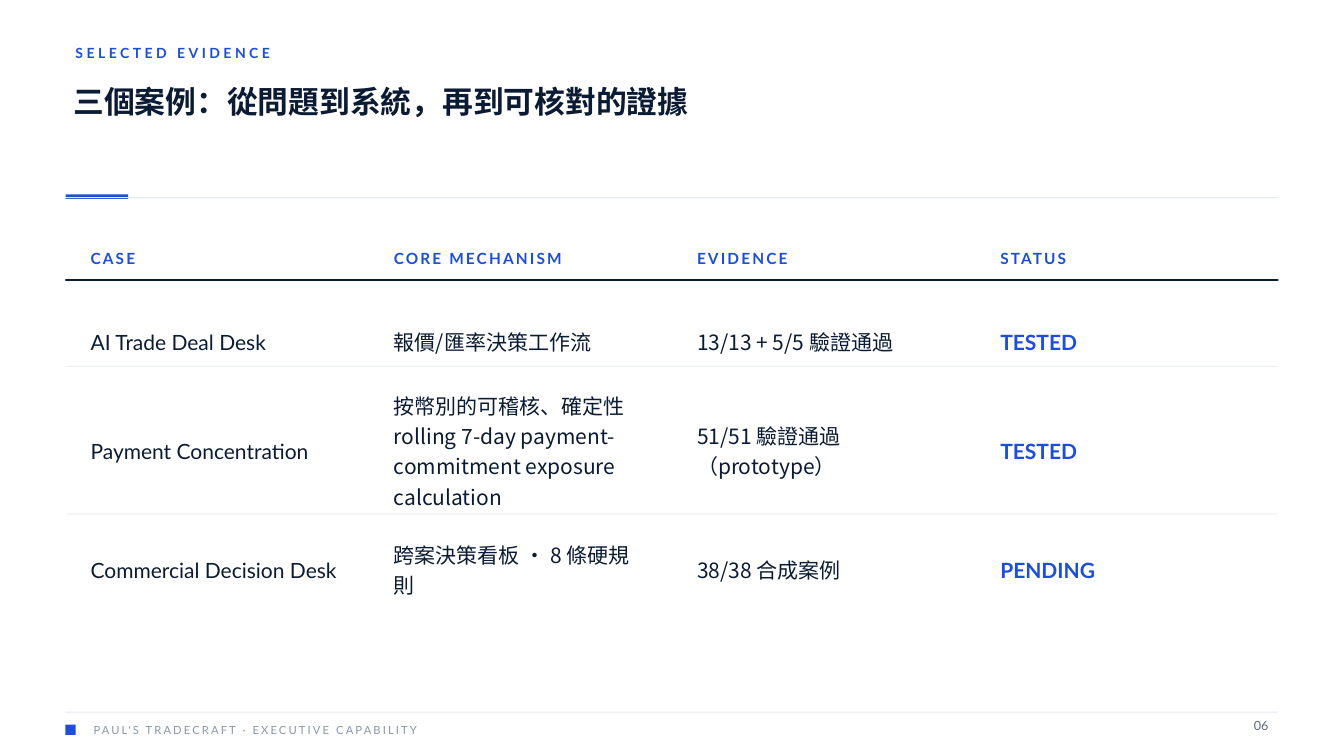
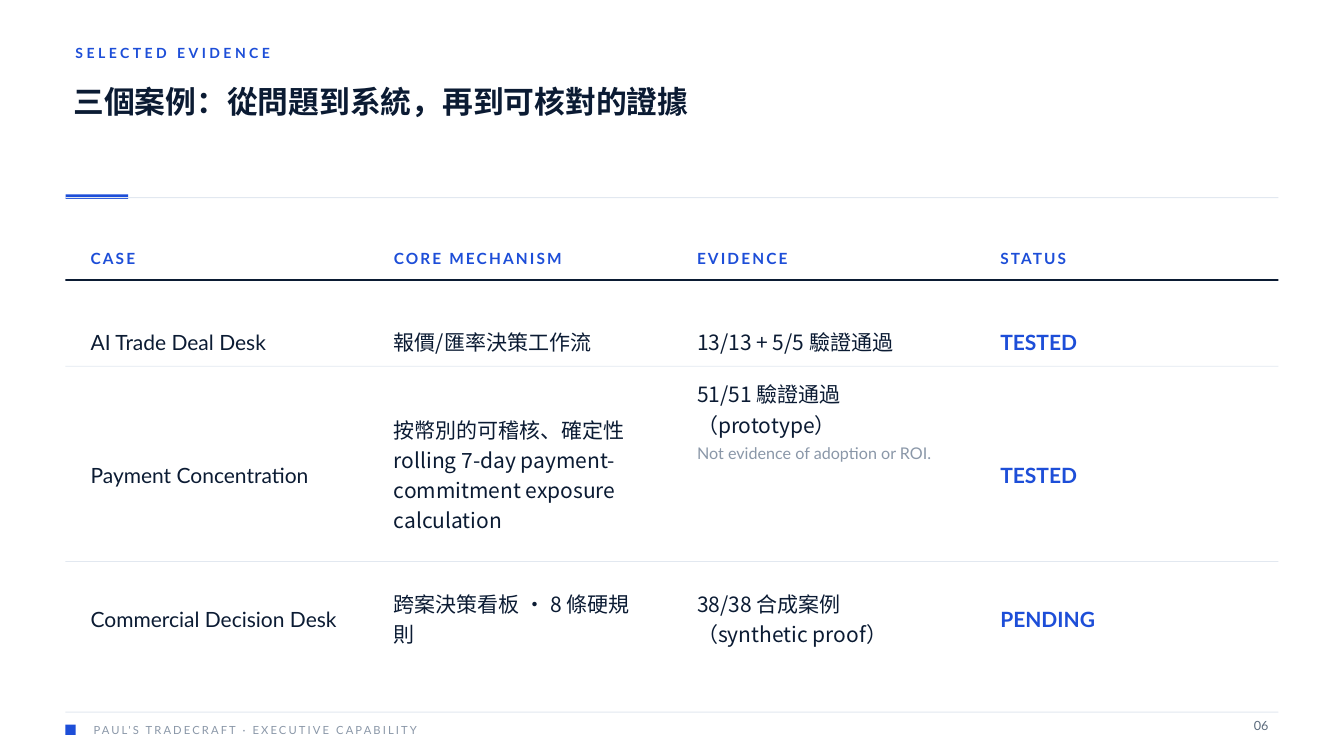
Before and after one commit to apchen1978/spec-to-deck-pipeline, a slide deck: slide 6 of Paul-Tradecraft-Executive-Capability-Deck.pptx. Drawn at 1344x756 pixels with LibreOffice and Linux fonts; fonts in the diff are those of the drawing. Boxes give left, top, right and bottom in pixels: in the first picture for what was removed or moved away, otherwise in the second. Text is boxed around its words. In the diff, an @@ line names an element or a change of style, - is before the commit and + after.

```diff
--- a/Paul-Tradecraft-Executive-Capability-Deck.pptx
+++ b/Paul-Tradecraft-Executive-Capability-Deck.pptx
@@ text "Payment Concentration" moved from (x1=91, y1=443, x2=309, y2=463) to (x1=91, y1=467, x2=309, y2=487) @@
@@ text "按幣別的可稽核、確定性 rolling 7-day payment-commitment exposure ..." moved from (x1=394, y1=396, x2=625, y2=506) to (x1=394, y1=420, x2=625, y2=529) @@
@@ text "51/51 驗證通過（prototype）" at (x1=697, y1=384, x2=841, y2=438): vertical alignment middle to top @@
@@ text "TESTED" moved from (x1=1000, y1=443, x2=1077, y2=459) to (x1=1000, y1=467, x2=1077, y2=483) @@
@@ text added at (x1=697, y1=447, x2=931, y2=462), 11.5 pt, text #8A97A8 @@
+Not evidence of adoption or ROI.
@@ 3 texts, 1 rectangle moved together from (x1=66, y1=514, x2=1278, y2=595) to (x1=66, y1=562, x2=1278, y2=644) @@
@@ text at (x1=697, y1=594, x2=887, y2=647): text changed @@
-38/38 合成案例
+38/38 合成案例（synthetic proof）
```
Also in this commit, not shown: 3 other files.
